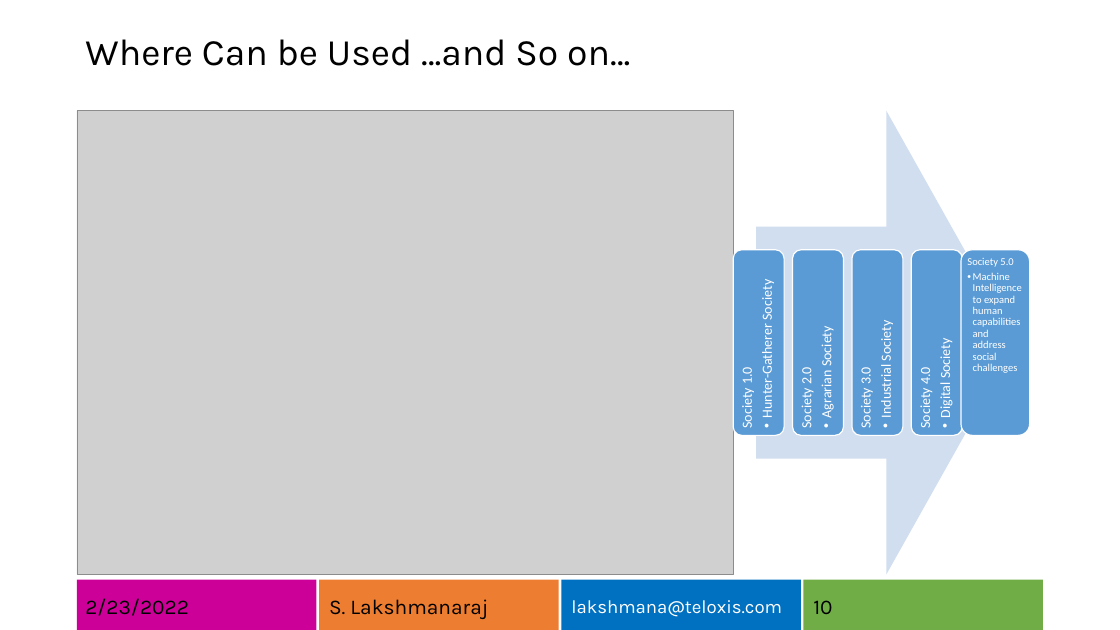
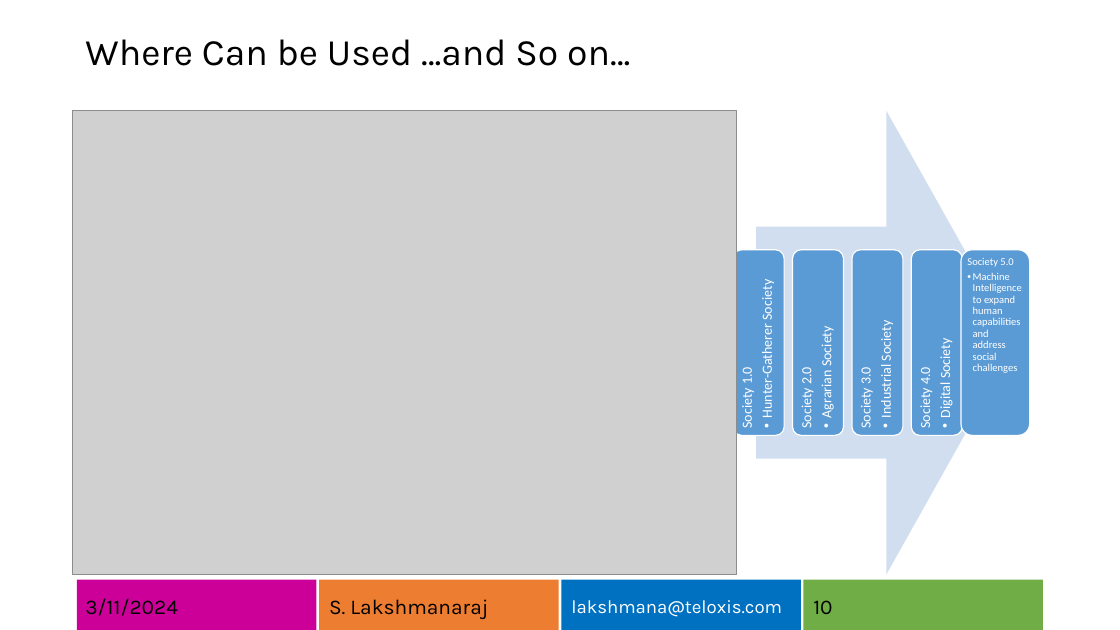
Before and after one commit to lksmangai/DeepLearning, a slide deck: slide 10 of MachineIntelligence.pptx. Drawn at 1120x630 pixels with LibreOffice and Linux fonts; fonts in the diff are those of the drawing; grey boxes stand for pictures. Boxes give left, top, right and bottom in pixels: in the first picture for what was removed or moved away, otherwise in the second. Text is boxed around its words. In the diff, an @@ line names an element or a change of style, - is before the commit and + after.

```diff
--- a/MachineIntelligence.pptx
+++ b/MachineIntelligence.pptx
@@ picture resized from (x1=77, y1=111, x2=734, y2=575) to (x1=72, y1=111, x2=737, y2=575) @@
@@ text at (x1=85, y1=598, x2=178, y2=616): text changed @@
-2/23/2022
+3/11/2024
```
Also in this commit, not shown: 21 other slides changed, 1 slide added, 8 other files.
